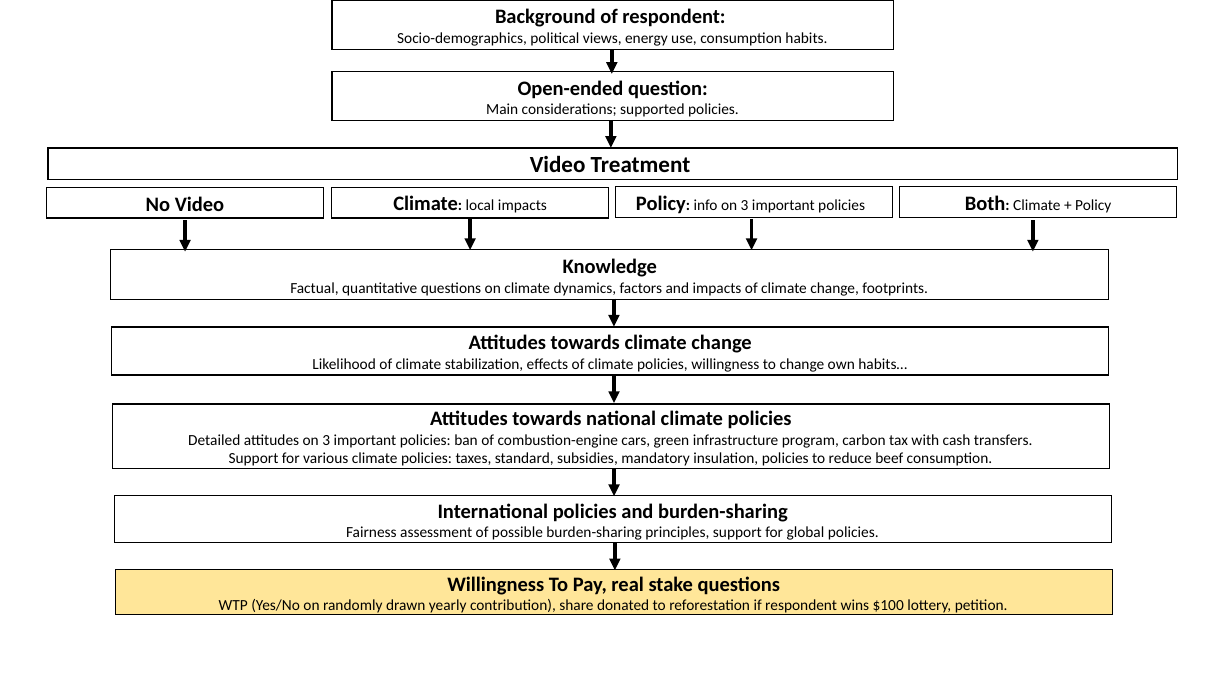
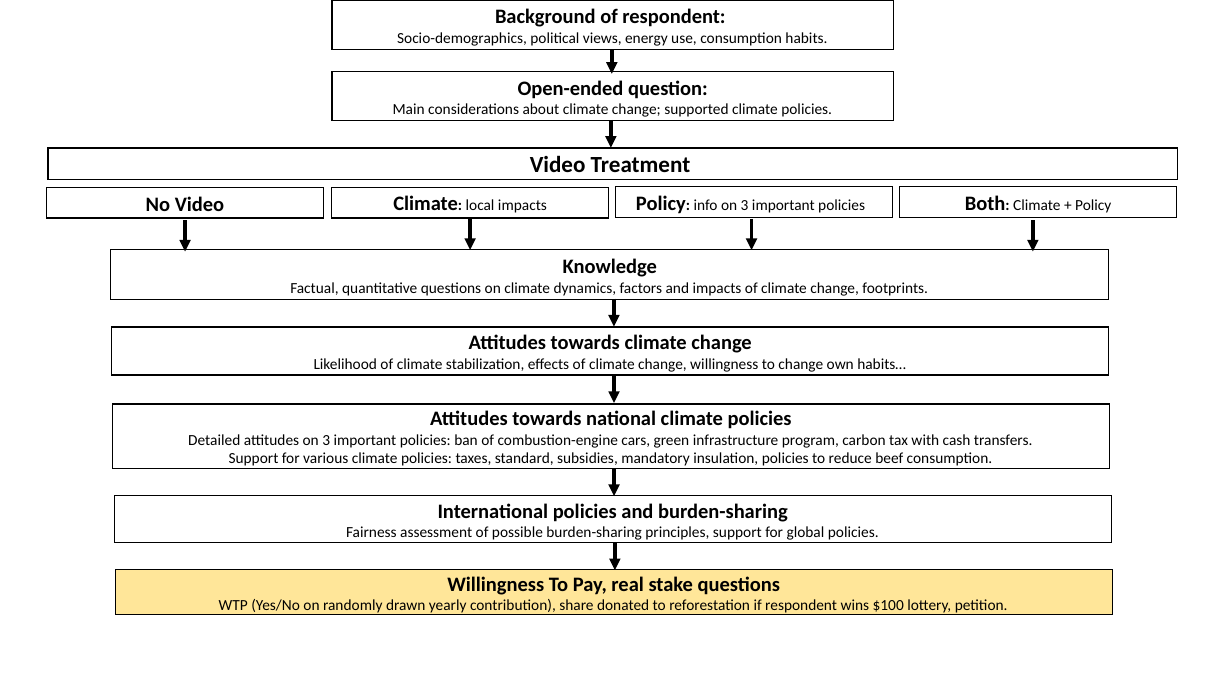
Before and after one commit to mariuslehenaff/oecd_climate, a slide deck: slide 9 of figures/survey_flow/survey_flow_new.pptx. Drawn at 1232x693 pixels with LibreOffice and Linux fonts; fonts in the diff are those of the drawing. Boxes give left, top, right and bottom in pixels: in the first picture for what was removed or moved away, otherwise in the second. Text is boxed around its words. In the diff, an @@ line names an element or a change of style, - is before the commit and + after.

```diff
--- a/figures/survey_flow/survey_flow_new.pptx
+++ b/figures/survey_flow/survey_flow_new.pptx
@@ text in rectangle at bbox=[393, 103, 832, 117]: text changed @@
-Main considerations; supported policies.
+Main considerations about climate change; supported climate policies.
@@ text in rectangle at bbox=[314, 358, 906, 372]: text changed @@
-Likelihood of climate stabilization, effects of climate policies, willingness to change own habits…
+Likelihood of climate stabilization, effects of climate change, willingness to change own habits…
```
Also in this commit, not shown: 8 other slides changed, 21 other files.
